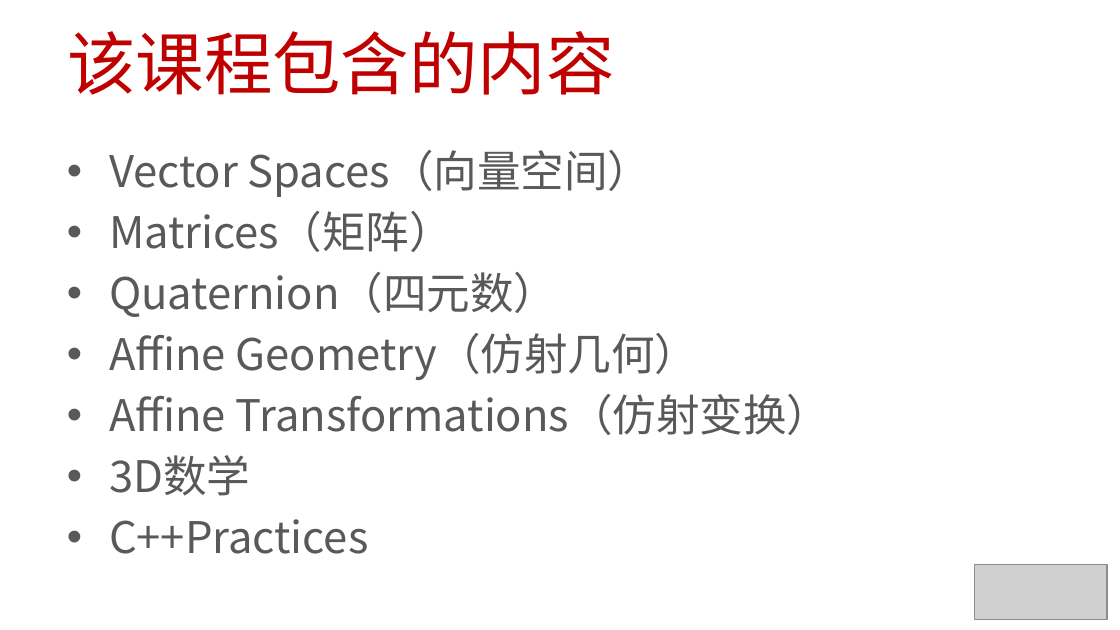
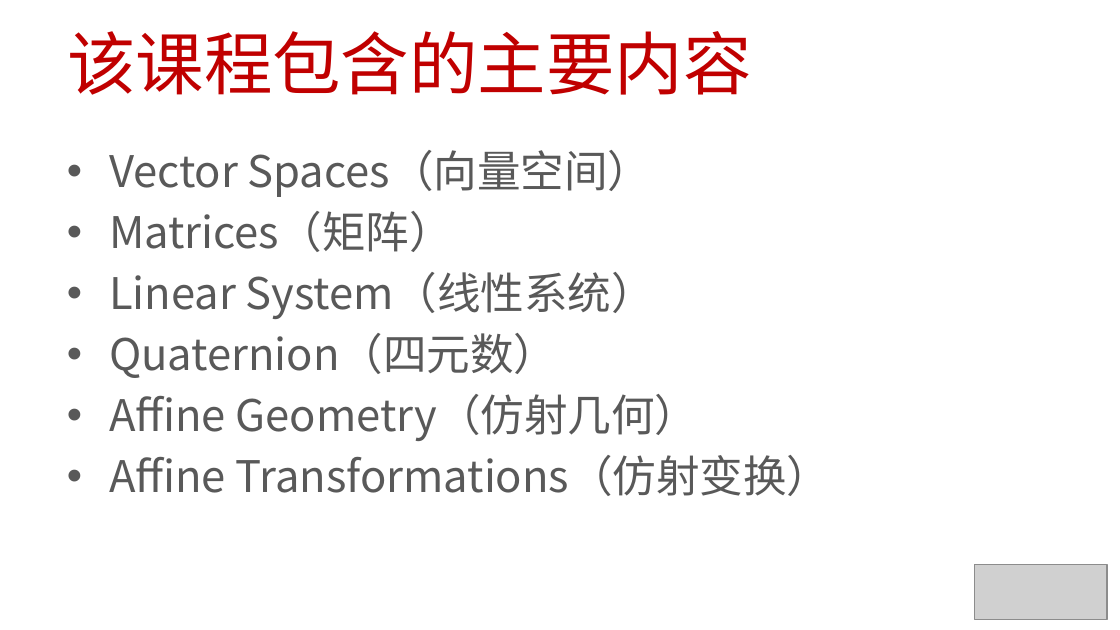
Before and after one commit to 0000duck/ComputerGraphicsBasics, a slide deck: slide 5 of PPT/01_课程介绍.pptx. Drawn at 1120x630 pixels with LibreOffice and Linux fonts; fonts in the diff are those of the drawing; grey boxes stand for pictures. Boxes give left, top, right and bottom in pixels: in the first picture for what was removed or moved away, otherwise in the second. Text is boxed around its words. In the diff, an @@ line names an element or a change of style, - is before the commit and + after.

```diff
--- a/PPT/01_课程介绍.pptx
+++ b/PPT/01_课程介绍.pptx
@@ title at <box>67,31,751,95</box>: text changed @@
-该课程包含的内容
+该课程包含的主要内容
@@ text at <box>109,272,655,319</box>: paragraph added @@
+• Linear System（线性系统）
@@ text at <box>109,455,369,554</box>: paragraphs removed @@
-• 3D数学
-• C++Practices
```
Also in this commit, not shown: 2 other slides changed, 1 other file.
